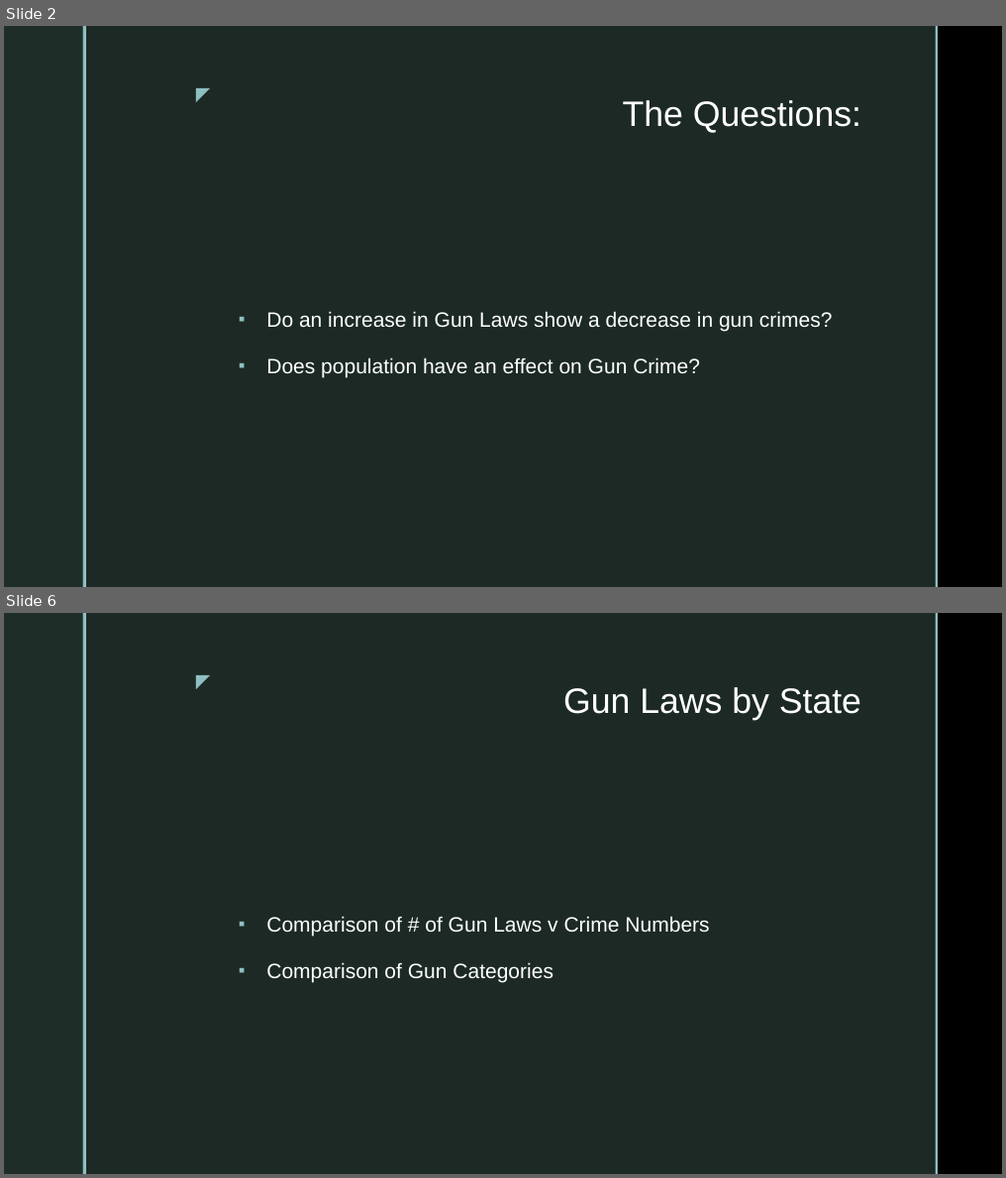
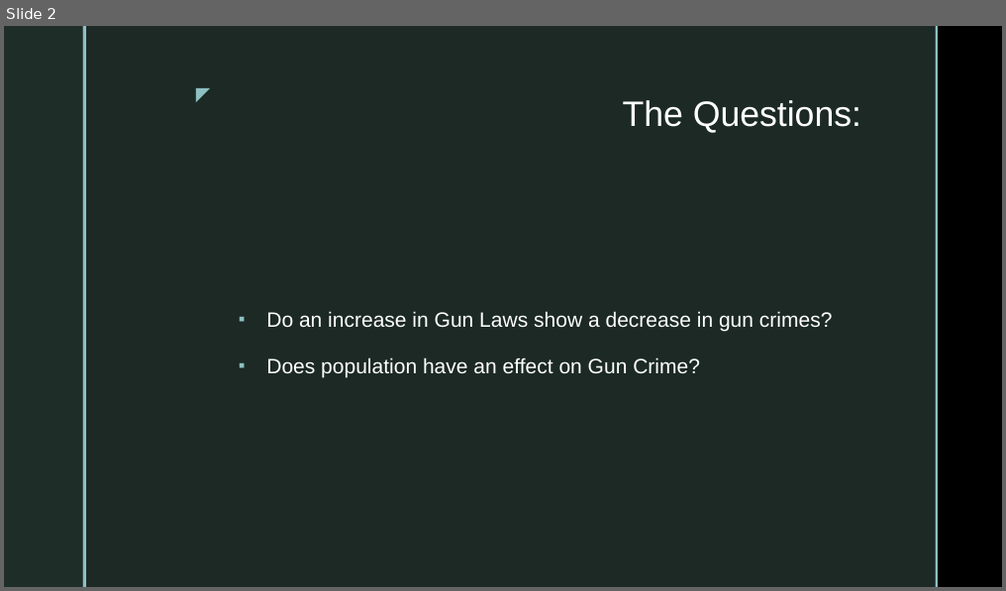
Before and after one commit to Vallito/Project_1, a slide deck: Affects of Gun Laws on Gun Crime.pptm. Shown one above the other, each under a label of ours: slides 2 and 6 before the commit, slide 2 after it; the slides between them are not shown. The pictures are 1006x1178 and 1006x591 pixels, drawn with LibreOffice and Linux fonts; fonts in the diff are those of the drawing; background and template pictures are left out. Boxes give left, top, right and bottom in pixels: in the first picture for what was removed or moved away, otherwise in the second. Text is boxed around its words. In the diff, an @@ line names an element or a change of style, - is before the commit and + after.

```diff
--- a/Affects of Gun Laws on Gun Crime.pptm
+++ b/Affects of Gun Laws on Gun Crime.pptm
@@ slide 6 removed at [4,613,1002,1174], background picture (left out); not listed: 5 template elements that a slide beside it also shows @@
@@ title removed at [563,687,861,720] @@
-Gun Laws by State
@@ text removed at [266,916,709,982] @@
-▪ Comparison of # of Gun Laws v Crime Numbers
-▪ Comparison of Gun Categories
```
Also in this commit, not shown: 7 slides changed, 4 slides added, 3 other files.
